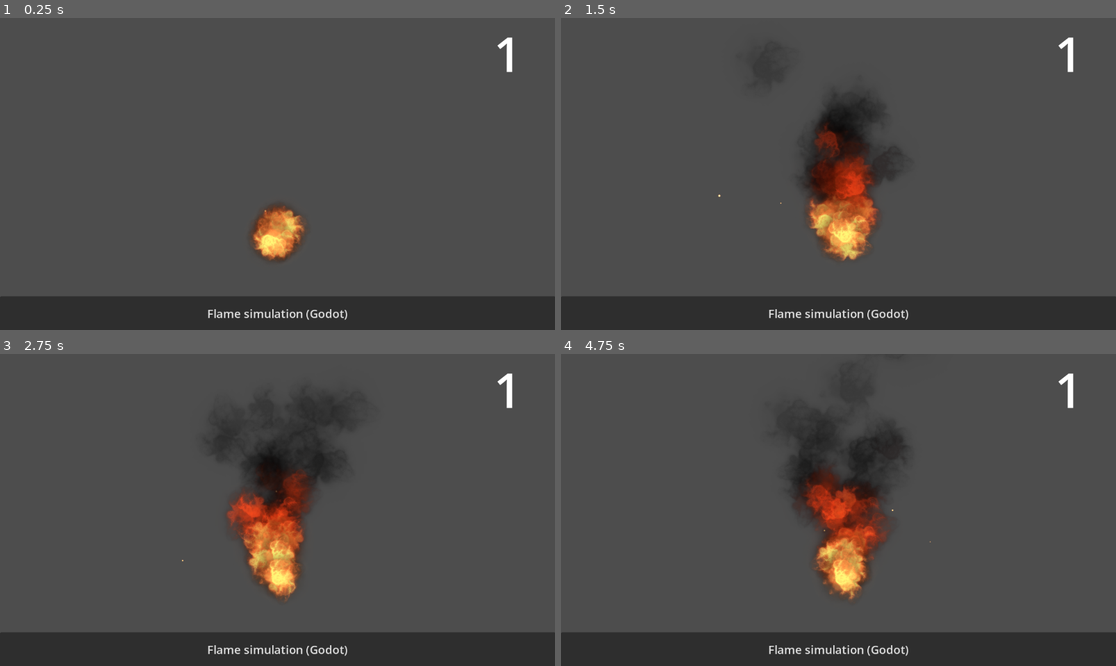
Above: before the commit, frames 1-4 (two rows, left to right).
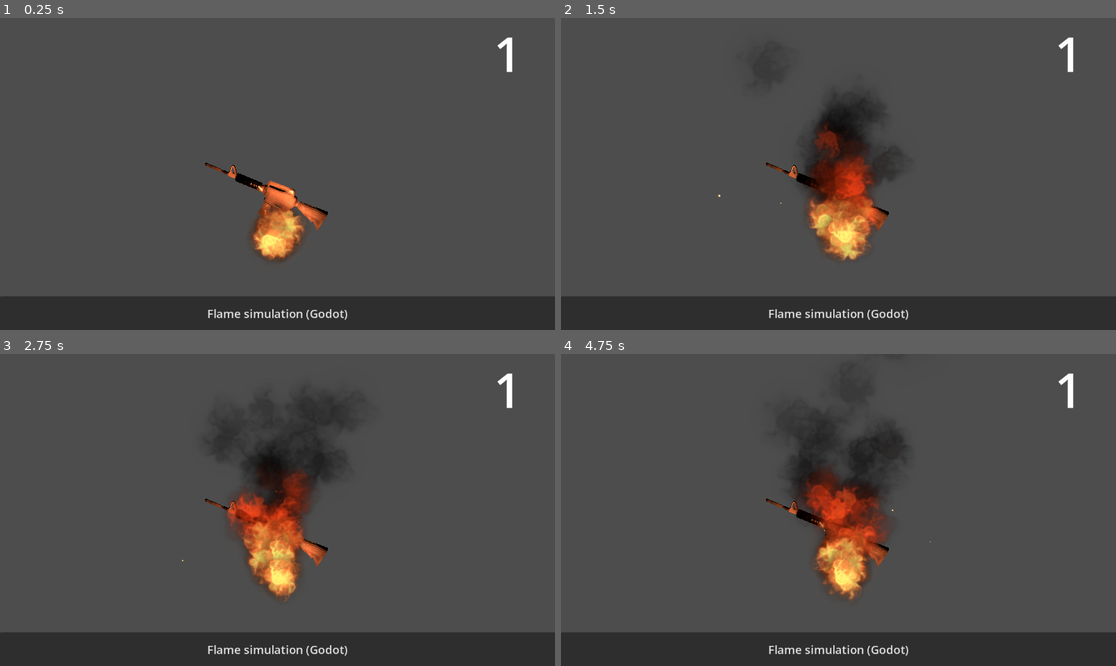
Above: after the commit, the same moments.

Repository: 1UpJohn/godot-testing-and-stuff
Game: Godot game, scene res://mainvfx.tscn
Two runs of this game, one before a commit and one after it. Both use one fixed random seed, a clock stepped at 60 frames per second and the inputs below.
Inputs (mouse positions are in pixels of both pictures, inside the frame that each line leads up to):
- Up to frame 1 (0.25 s): no input
- Up to frame 2 (1.5 s): move the mouse to (960, 158) at 0.52 s; hold D 0.53-1.28 s; tap Shift at 0.6 s; click (960, 158) at 0.67 s; move the mouse to (727, 189) at 1.27 s; hold S from 1.28 s (still down); tap Ctrl at 1.35 s
- Up to frame 3 (2.75 s): move the mouse to (333, 441) at 2.02 s; release S at 2.03 s; hold D from 2.03 s (still down); tap Shift at 2.1 s
- Up to frame 4 (4.75 s): move the mouse to (810, 572) at 2.77 s; release D at 2.78 s; hold W 2.78-3.53 s; tap Ctrl at 2.85, 4.35 s; click (810, 572) at 2.92 s; move the mouse to (1005, 556) at 3.52 s; hold A from 3.53 s (still down); tap Shift at 3.6 s; move the mouse to (672, 463) at 4.27 s

The runs differ from the first frame. In frame 1, 1.0% of the frame differs, in the area x 36-60%, y 46-69%; in frame 2, 0.3%; in frame 3, 0.3%; in frame 4, 0.5%.

Commit message:
added point light + gun

Diff:
--- a/mainvfx.tscn
+++ b/mainvfx.tscn
@@ -3,6 +3,7 @@
 [ext_resource type="Texture2D" uid="uid://b5l41q0rxkisx" path="res://T_fire.png" id="1_bedab"]
 [ext_resource type="Texture2D" uid="uid://bcd6vpkhjry7v" path="res://T_spark.png" id="2_c562y"]
 [ext_resource type="Script" uid="uid://uusxfhw2epny" path="res://button.gd" id="4_f6bse"]
+[ext_resource type="PackedScene" uid="uid://cj51dd420qkwh" path="res://m4a1.glb" id="4_r0vmo"]
 
 [sub_resource type="StandardMaterial3D" id="StandardMaterial3D_f6bse"]
 transparency = 1
@@ -101,6 +102,13 @@
 process_material = SubResource("ParticleProcessMaterial_kppc4")
 draw_pass_1 = SubResource("QuadMesh_d07h5")
 
+[node name="OmniLight3D" type="OmniLight3D" parent="firevfx" unique_id=743815888]
+light_color = Color(0.95696026, 0.45456046, 0.24458697, 1)
+light_energy = 16.0
+light_indirect_energy = 5.752
+light_volumetric_fog_energy = 10.347
+light_size = 0.099
+
 [node name="Camera3D" type="Camera3D" parent="." unique_id=1725481398]
 transform = Transform3D(1, 0, 0, 0, 0.9514441, 0.30782163, 0, -0.30782163, 0.9514441, 0, 1.6807519, 2.3178754)
 
@@ -150,3 +158,6 @@
 offset_top = -0.13601685
 offset_right = -0.18395996
 offset_bottom = -0.14401245
+
+[node name="m4a1" parent="." unique_id=455473830 instance=ExtResource("4_r0vmo")]
+transform = Transform3D(0.06166406, 0.08670276, 0.26964304, 0, 0.27167693, -0.09180668, -0.2384888, 0.022418015, 0.06971937, -0.2979281, 0.12517297, -1.1184615)
